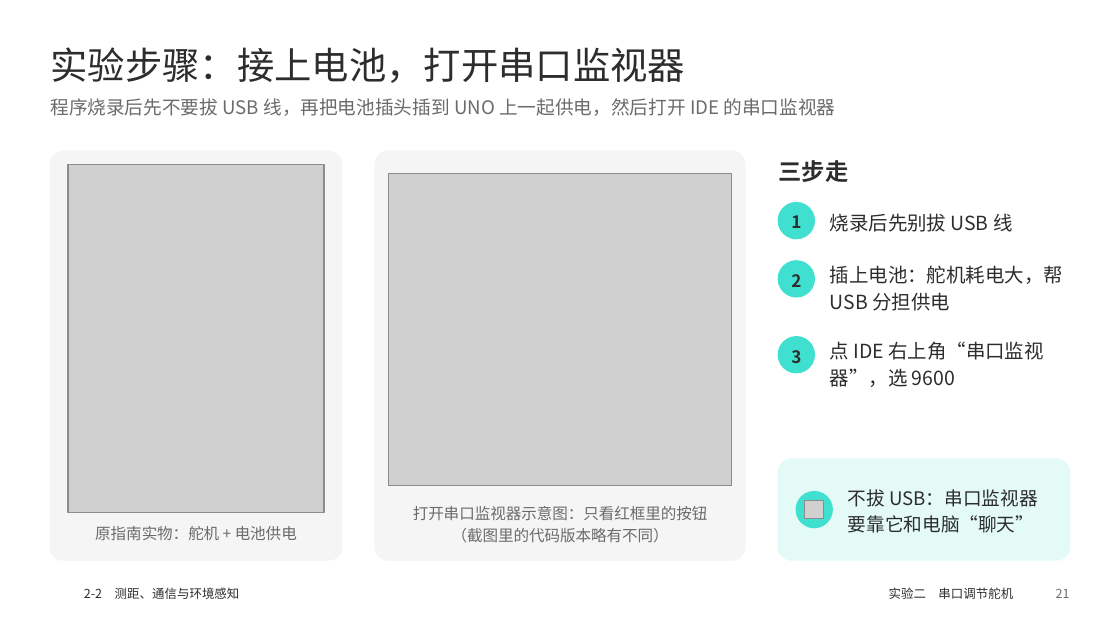
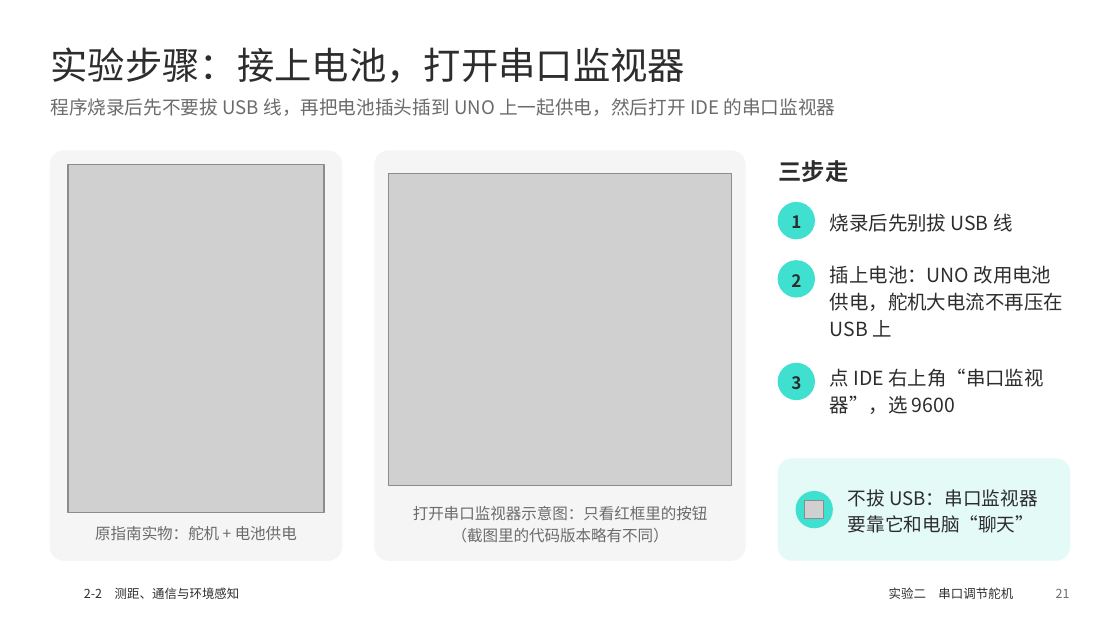
Before and after one commit to memoryzm214/Ericzm214, a slide deck: slide 21 of arduino-ppt/output/2-2_超声波_串口舵机_红外避障_温湿度.pptx. Drawn at 1120x630 pixels with LibreOffice and Linux fonts; fonts in the diff are those of the drawing; grey boxes stand for pictures; background and template pictures are left out. Boxes give left, top, right and bottom in pixels: in the first picture for what was removed or moved away, otherwise in the second. Text is boxed around its words. In the diff, an @@ line names an element or a change of style, - is before the commit and + after.

```diff
--- a/arduino-ppt/output/2-2_超声波_串口舵机_红外避障_温湿度.pptx
+++ b/arduino-ppt/output/2-2_超声波_串口舵机_红外避障_温湿度.pptx
@@ text at (830,265,1063,337): text changed @@
-插上电池：舵机耗电大，帮 USB 分担供电
+插上电池：UNO 改用电池供电，舵机大电流不再压在 USB 上
@@ 2 texts, 1 ellipse: place and size @@
-2 texts, 1 ellipse at (778,337,1043,387)
+2 texts, 1 ellipse at (778,364,1043,414)
```
Also in this commit, not shown: 2 other slides changed, 14 other files.
